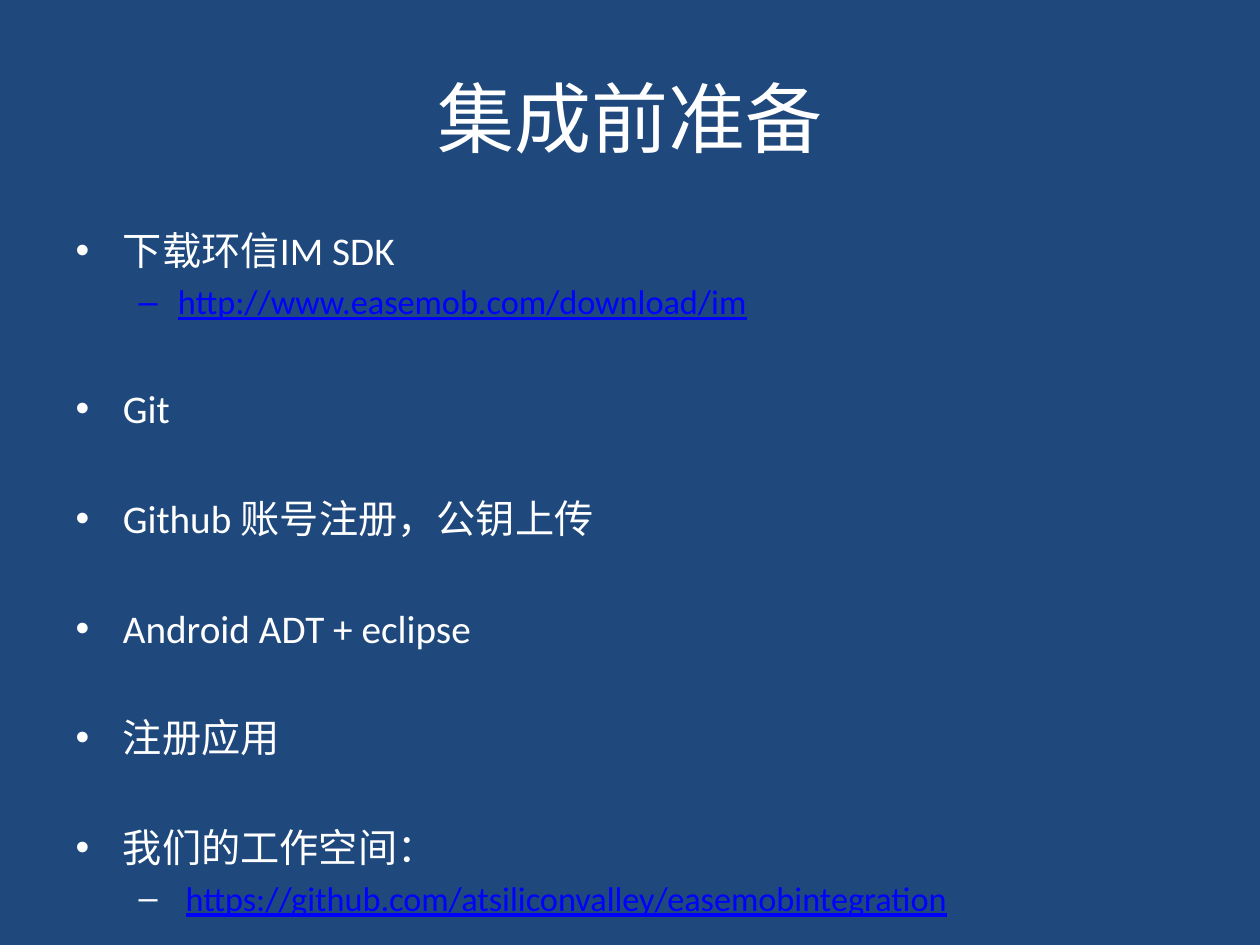
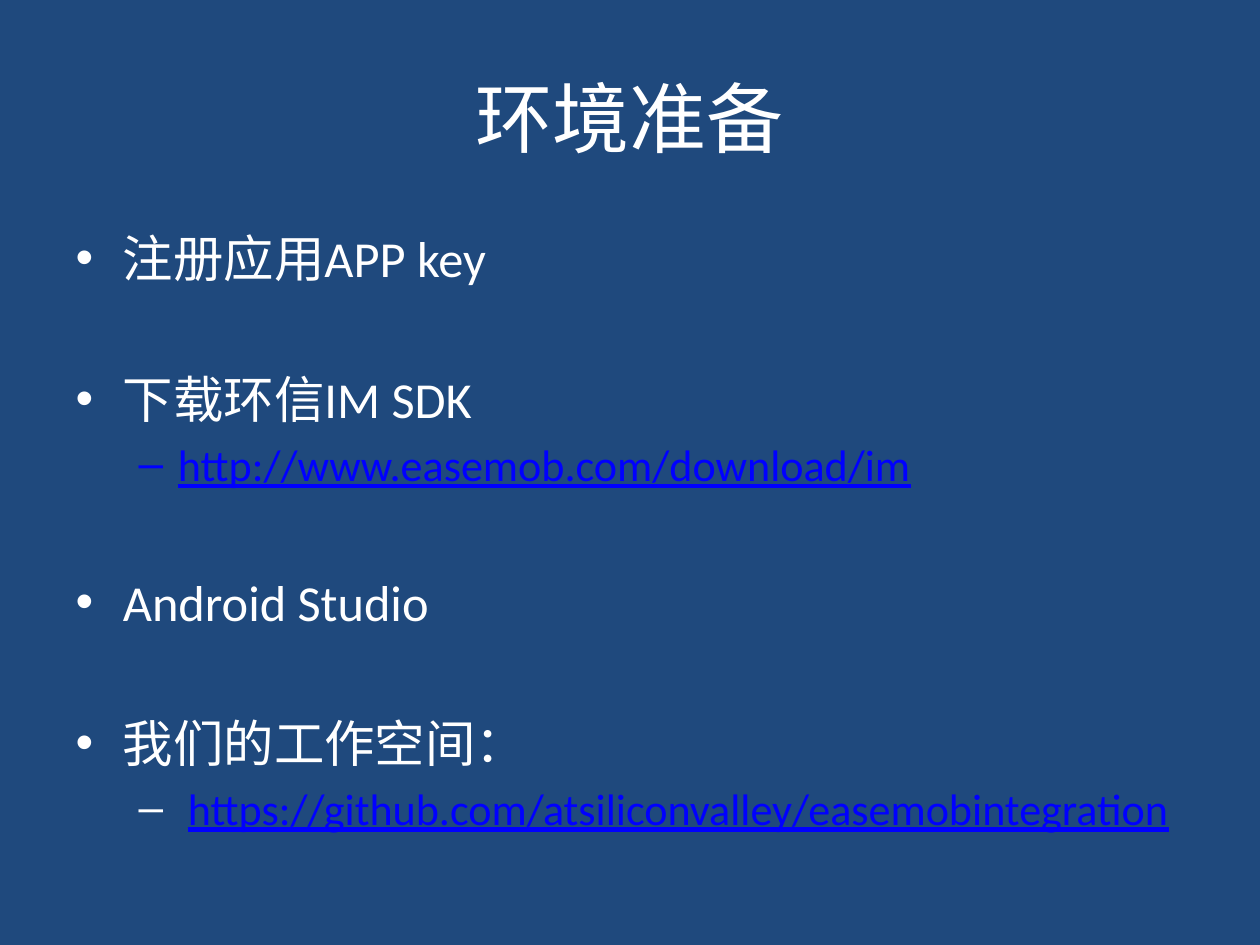
Before and after one commit to youniworld/easemobintegration, a slide deck: slide 3 of easemob_sdk_integration.pptx (slide 4 before the commit). Drawn at 1260x945 pixels with LibreOffice and Linux fonts; fonts in the diff are those of the drawing. Boxes give left, top, right and bottom in pixels: in the first picture for what was removed or moved away, otherwise in the second. Text is boxed around its words. In the diff, an @@ line names an element or a change of style, - is before the commit and + after.

```diff
--- a/easemob_sdk_integration.pptx
+++ b/easemob_sdk_integration.pptx
@@ title at box(476, 82, 784, 154): text changed @@
-集成前准备
+环境准备
@@ text at box(123, 234, 486, 285): paragraph added @@
+• 注册应用APP key
@@ text at box(123, 375, 1168, 833): size 22.4 to 28.8 pt in "下载环信IM SDK", "我们的工作空间："; size 19.6 to 25.2 pt in "http://www.easemob.com/download/im", "https://github.com/atsiliconvalley/easemobintegration"; more space between paragraphs @@
@@ text at box(123, 586, 429, 622): text changed; size 22.4 to 28.8 pt @@
-• Git
-• Github 账号注册，公钥上传
-• Android ADT + eclipse
-• 注册应用
+• Android Studio
```
Also in this commit, not shown: 3 other slides changed, 9 slides added, 1 slide removed, 11 other files.
